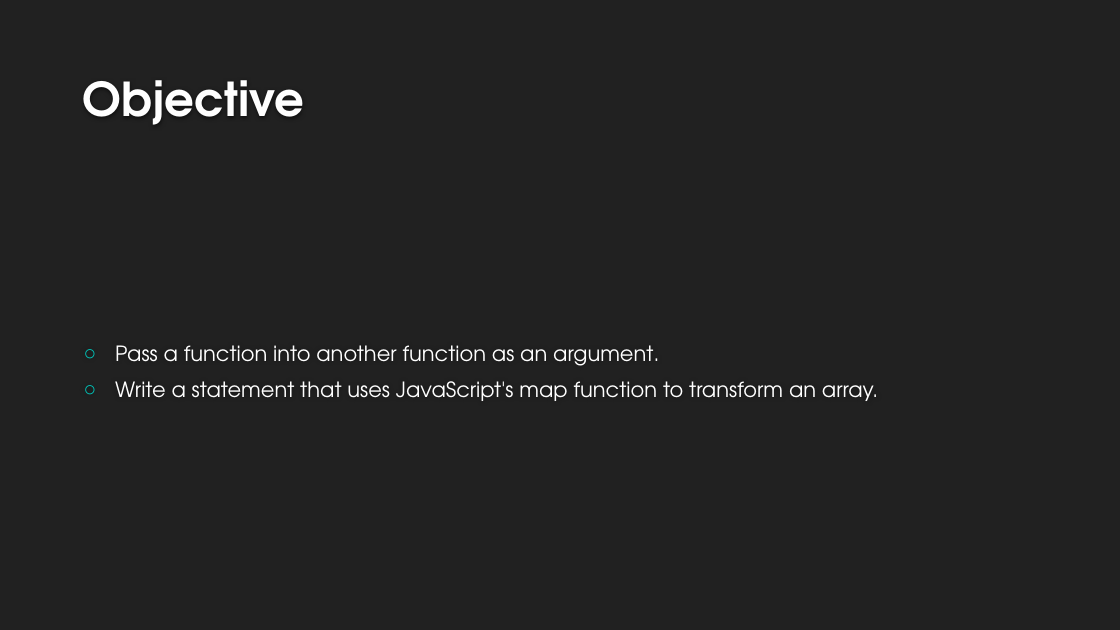
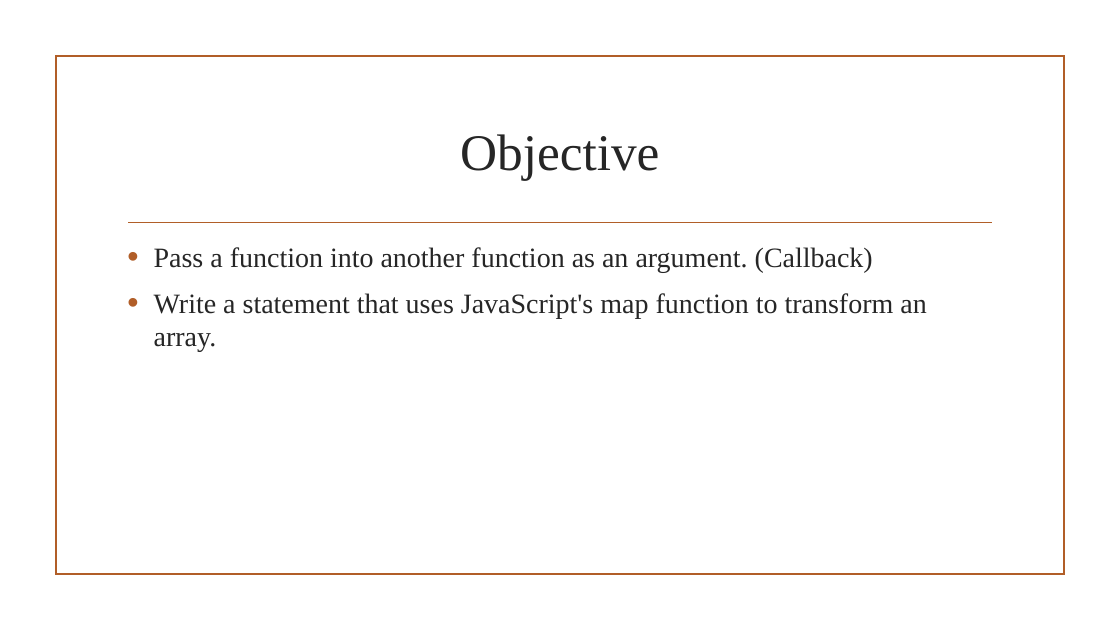
Before and after one commit to ericglasser/javascript-array-map-lesson, a slide deck: slide 4 of javascript-map-array-lesson.pptx (slide 3 before the commit). Drawn at 1120x630 pixels with LibreOffice and Linux fonts; fonts in the diff are those of the drawing; background and template pictures are left out. Boxes give left, top, right and bottom in pixels: in the first picture for what was removed or moved away, otherwise in the second. Text is boxed around its words. In the diff, an @@ line names an element or a change of style, - is before the commit and + after.

```diff
--- a/javascript-map-array-lesson.pptx
+++ b/javascript-map-array-lesson.pptx
@@ background #212121 to picture (left out) @@
@@ rectangle added at <box>55,56,1064,575</box>, outline #B15E28 1.25 pt @@
@@ title "Objective": place and size @@
-title "Objective" at <box>83,80,304,125</box>
+title "Objective" at <box>460,134,659,181</box>
@@ title "Objective" at <box>460,134,659,181</box>: size 40 to 44 pt, font TeX Gyre Adventor to Times New Roman, text colour #FEFEFE to #262626, bold off; alignment left to centre; vertical alignment bottom to middle @@
@@ text "Pass a function into another ...": place and size @@
-text "Pass a function into another ..." at <box>115,345,878,401</box>
+text "Pass a function into another ..." at <box>154,247,926,352</box>
@@ text "Pass a function into another ..." at <box>154,247,926,352</box>: vertical alignment middle to top @@
@@ line added from (129, 223) to (992, 223), #B15E28 1.25 pt @@
@@ text at <box>154,247,873,272</box>: text changed; size 18 to 24 pt; font TeX Gyre Adventor to Times New Roman; text colour #FFFFFF to #262626 @@
-○ Pass a function into another function as an argument.
+• Pass a function into another function as an argument. (Callback)
@@ text at <box>154,293,926,352</box>: size 18 to 24 pt, font TeX Gyre Adventor to Times New Roman, text colour #FFFFFF to #262626 in "Write a statement that uses JavaScript's map ..."; bullet ○ to •; more space between paragraphs; bullet colour #00C6BB to #B15E28 @@
```
Also in this commit, not shown: 11 other slides changed, 3 slides added.
